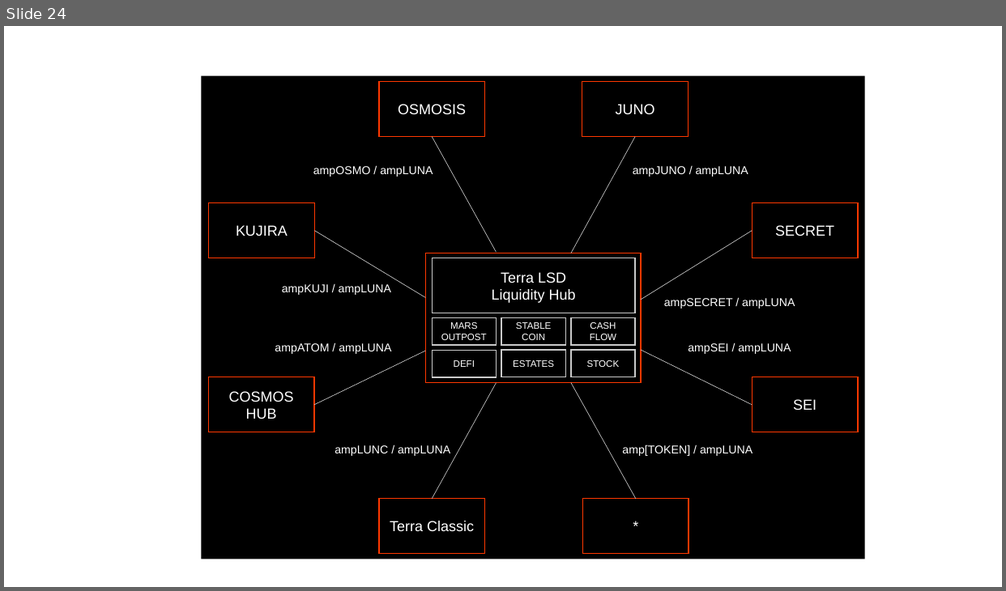
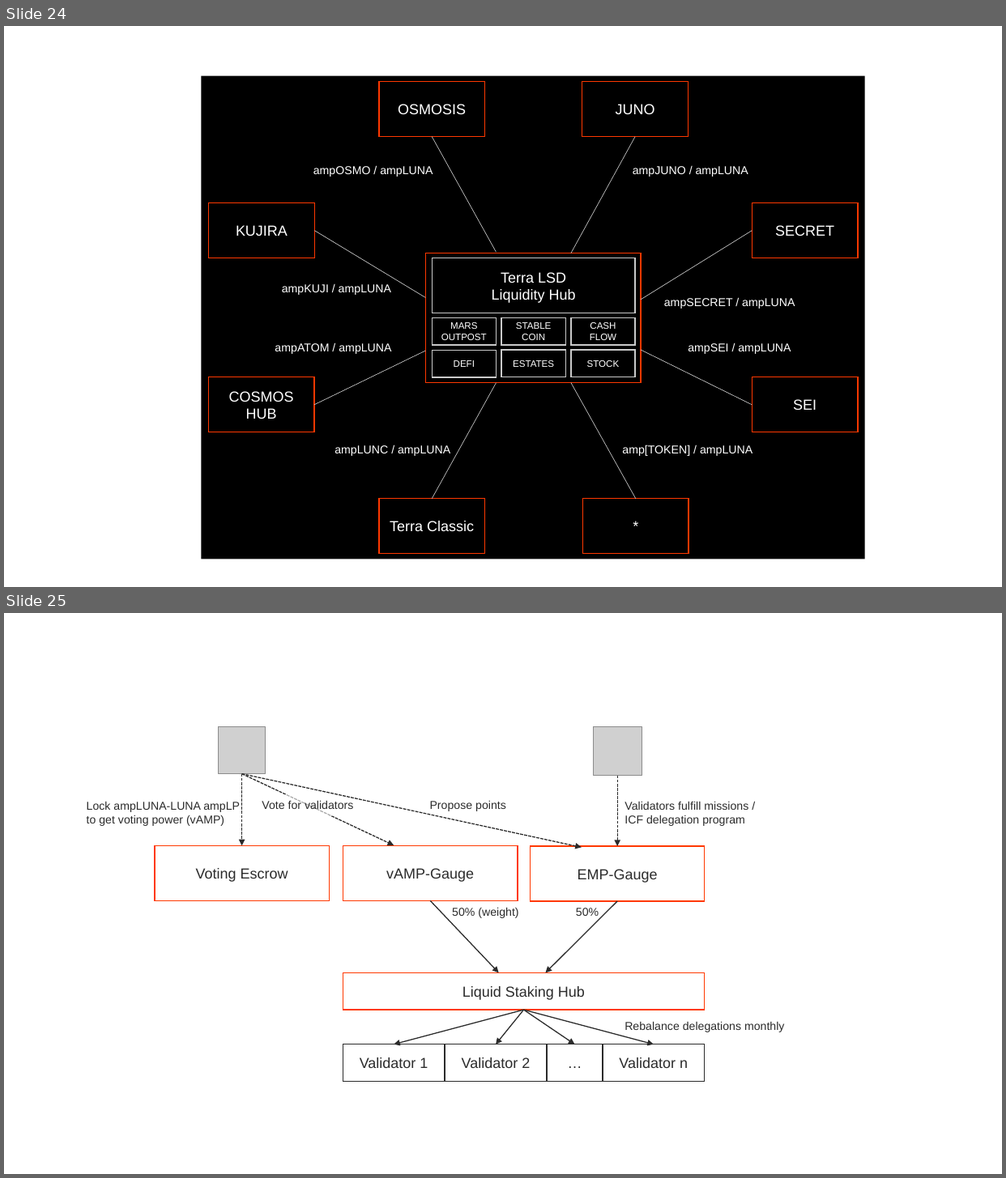
Before and after one commit to erisprotocol/docs, a slide deck: _assets/eris.pptx. Shown one above the other, each under a label of ours: slide 24 before the commit, slides 24 and 25 after it. The pictures are 1006x591 and 1006x1178 pixels, drawn with LibreOffice and Linux fonts; fonts in the diff are those of the drawing; grey boxes stand for pictures. Boxes give left, top, right and bottom in pixels: in the first picture for what was removed or moved away, otherwise in the second. Text is boxed around its words. In the diff, an @@ line names an element or a change of style, - is before the commit and + after.

```diff
--- a/_assets/eris.pptx
+++ b/_assets/eris.pptx
@@ slide 25 added at <box>4,613,1002,1174</box>, background #F6F8F8; not listed: 1 template element that a slide beside it also shows @@
@@ picture added at <box>218,726,266,774</box> @@
@@ picture added at <box>593,726,641,776</box> @@
@@ arrow added from (242, 774) to (242, 845), #2B2B2B 1 pt dashed @@
@@ arrow added from (242, 774) to (394, 845), #2B2B2B 1 pt dashed @@
@@ arrow added from (242, 774) to (582, 847), #2B2B2B 1 pt dashed @@
@@ arrow added from (617, 776) to (617, 846), #2B2B2B 1 pt dashed @@
@@ text added at <box>87,802,240,826</box>, 11 pt, text #2B2B2B @@
+Lock ampLUNA-LUNA ampLP
+to get voting power (vAMP)
@@ text added at <box>262,800,353,812</box>, 11 pt, text #2B2B2B @@
+Vote for validators
@@ text added at <box>430,800,506,811</box>, 11 pt, text #2B2B2B @@
+Propose points
@@ text added at <box>624,801,748,826</box>, 11 pt, text #2B2B2B @@
+Validators fulfill missions /
+ICF delegation program
@@ rectangle added at <box>155,845,329,901</box>, outline #FFC900 1 pt, 14 pt, text #2B2B2B @@
+Voting Escrow
@@ rectangle added at <box>343,845,518,901</box>, outline #FFC900 1 pt, 14 pt, text #2B2B2B @@
+vAMP-Gauge
@@ rectangle added at <box>530,846,705,902</box>, outline #FFC900 1 pt, 14 pt, text #2B2B2B @@
+EMP-Gauge
@@ arrow added from (431, 901) to (499, 973), #2B2B2B 1 pt @@
@@ arrow added from (617, 901) to (545, 973), #2B2B2B 1 pt @@
@@ text added at <box>452,907,518,918</box>, 11 pt, text #2B2B2B @@
+50% (weight)
@@ text added at <box>576,908,599,916</box>, 11 pt, text #2B2B2B @@
+50%
@@ rectangle added at <box>343,973,705,1010</box>, outline #FFC900 1 pt, 14 pt, text #2B2B2B @@
+Liquid Staking Hub
@@ arrow added from (523, 1010) to (394, 1045), #2B2B2B 1 pt @@
@@ arrow added from (523, 1010) to (496, 1045), #2B2B2B 1 pt @@
@@ arrow added from (523, 1010) to (574, 1045), #2B2B2B 1 pt @@
@@ arrow added from (523, 1010) to (654, 1045), #2B2B2B 1 pt @@
@@ text added at <box>624,1021,785,1033</box>, 11 pt, text #2B2B2B @@
+Rebalance delegations monthly
@@ rectangle added at <box>343,1045,445,1082</box>, outline #2B2B2B 1 pt, 14 pt, text #2B2B2B @@
+Validator 1
@@ rectangle added at <box>445,1045,547,1082</box>, outline #2B2B2B 1 pt, 14 pt, text #2B2B2B @@
+Validator 2
@@ rectangle added at <box>547,1045,603,1082</box>, outline #2B2B2B 1 pt, 14 pt, text #2B2B2B @@
+…
@@ rectangle added at <box>603,1045,705,1082</box>, outline #2B2B2B 1 pt, 14 pt, text #2B2B2B @@
+Validator n
```
Also in this commit, not shown: 1 slide changed, 4 other slides added, 2 other files.
